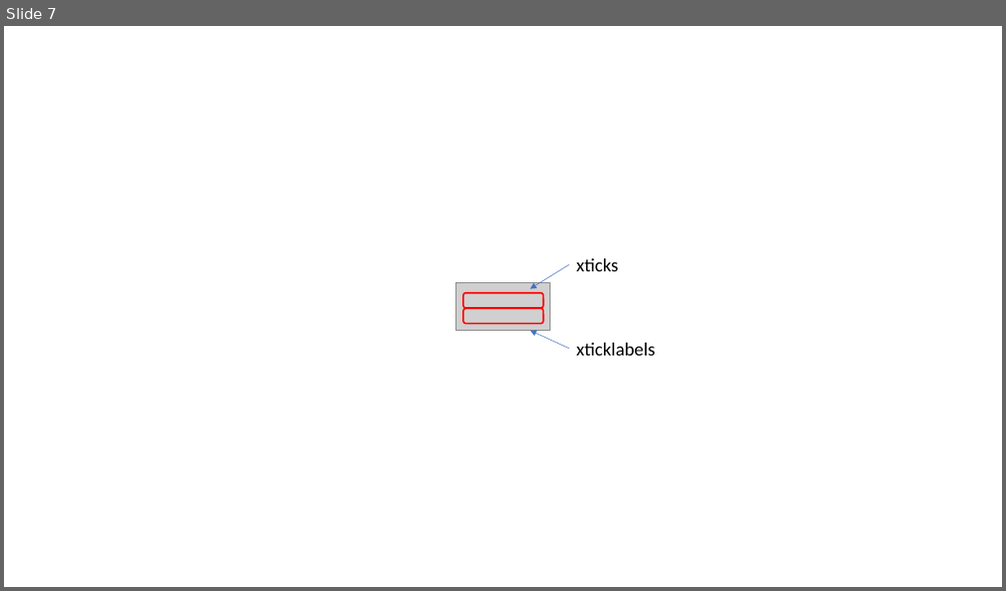
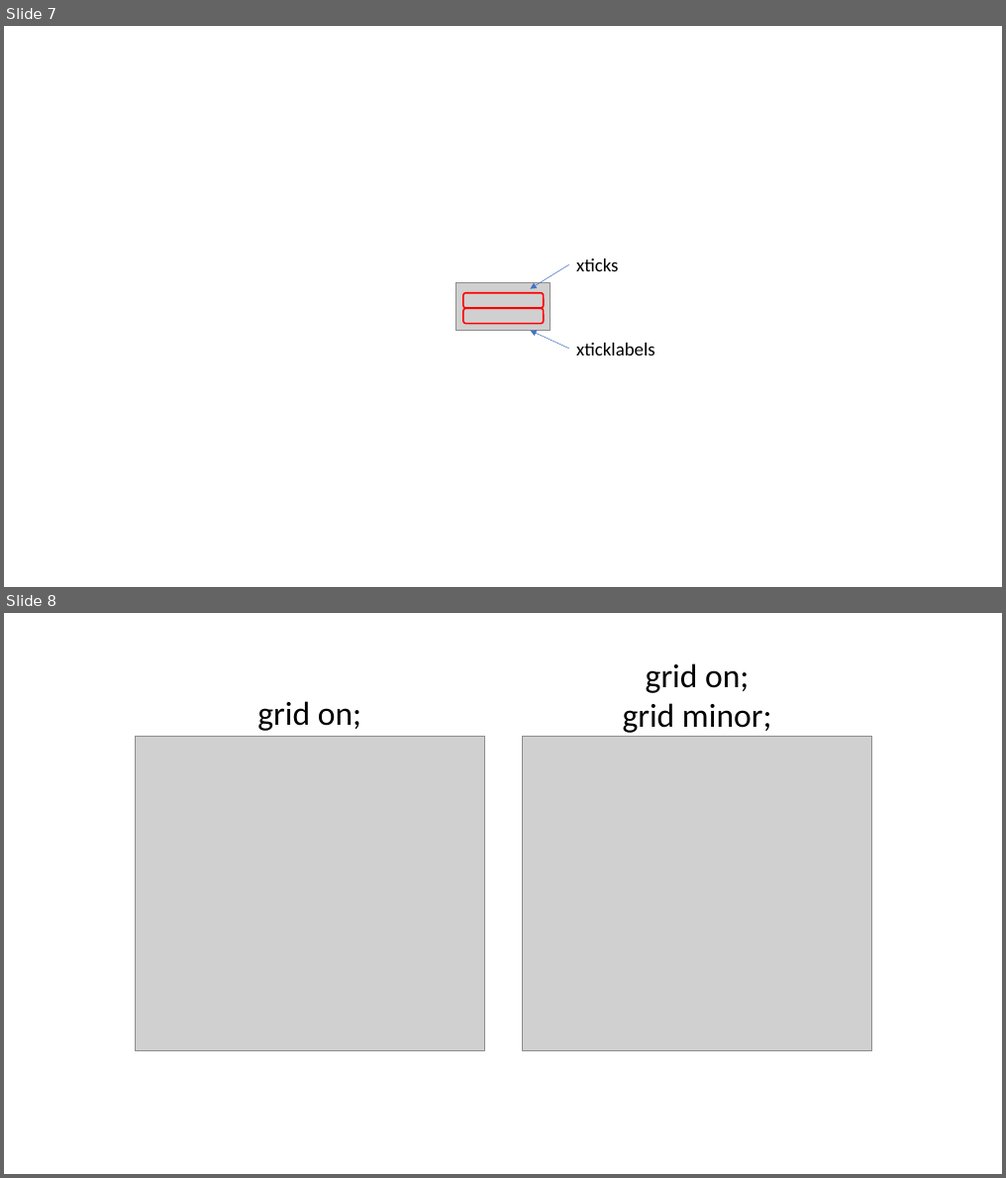
Before and after one commit to answeredbyablemind/answeredbyablemind.github.io, a slide deck: Wikidocs/pics/pics_2d_graphs.pptx. Shown one above the other, each under a label of ours: slide 7 before the commit, slides 7 and 8 after it. The pictures are 1006x591 and 1006x1178 pixels, drawn with LibreOffice and Linux fonts; fonts in the diff are those of the drawing; grey boxes stand for pictures. Boxes give left, top, right and bottom in pixels: in the first picture for what was removed or moved away, otherwise in the second. Text is boxed around its words. In the diff, an @@ line names an element or a change of style, - is before the commit and + after.

```diff
--- a/Wikidocs/pics/pics_2d_graphs.pptx
+++ b/Wikidocs/pics/pics_2d_graphs.pptx
@@ slide 8 added at [4, 613, 1002, 1174], background #FFFFFF @@
@@ text added at [623, 663, 772, 733], 32 pt, text #000000 @@
+grid on;
+grid minor;
@@ text added at [257, 701, 361, 731], 32 pt, text #000000 @@
+grid on;
@@ picture added at [135, 736, 484, 1051] @@
@@ picture added at [523, 736, 872, 1051] @@
```
Also in this commit, not shown: 1 other slide added.
